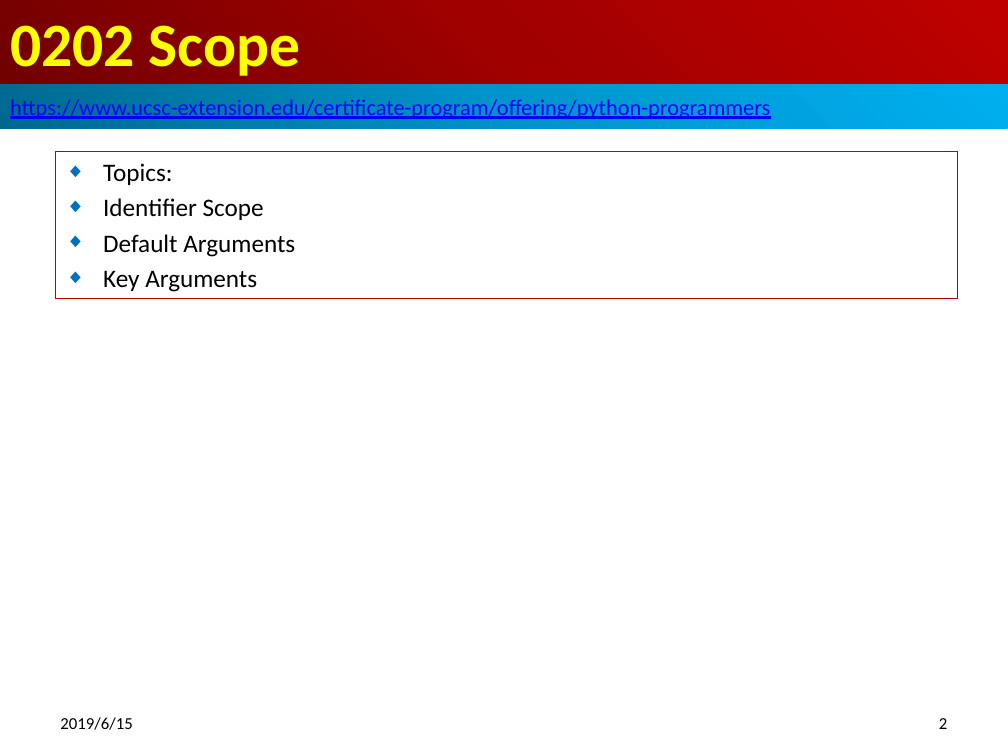
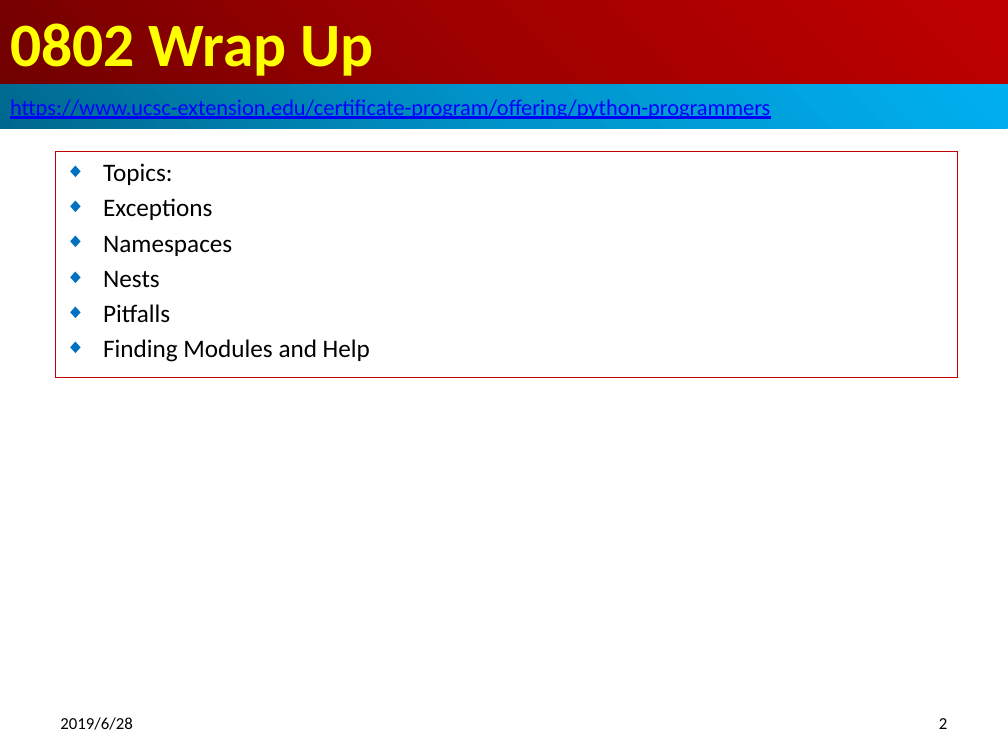
Before and after one commit to pchen0723/700-Python-Adv, a slide deck: slide 2 of 08_ModuleWrap/0802_Wrap.pptx. Drawn at 1008x756 pixels with LibreOffice and Linux fonts; fonts in the diff are those of the drawing. Boxes give left, top, right and bottom in pixels: in the first picture for what was removed or moved away, otherwise in the second. Text is boxed around its words. In the diff, an @@ line names an element or a change of style, - is before the commit and + after.

```diff
--- a/08_ModuleWrap/0802_Wrap.pptx
+++ b/08_ModuleWrap/0802_Wrap.pptx
@@ title at (10, 23, 374, 76): text changed @@
-0202 Scope
+0802 Wrap Up
@@ subtitle "Topics:": place and size @@
-subtitle "Topics:" at (55, 151, 958, 298)
+subtitle "Topics:" at (55, 151, 958, 378)
@@ subtitle at (103, 198, 370, 362): text changed @@
-◆ Identifier Scope
-◆ Default Arguments
-◆ Key Arguments
+◆ Exceptions
+◆ Namespaces
+◆ Nests
+◆ Pitfalls
+◆ Finding Modules and Help
@@ text at (60, 717, 132, 730): text changed @@
-2019/6/15
+2019/6/28
```
Also in this commit, not shown: 2 other slides changed, 35 slides added, 38 other files.
